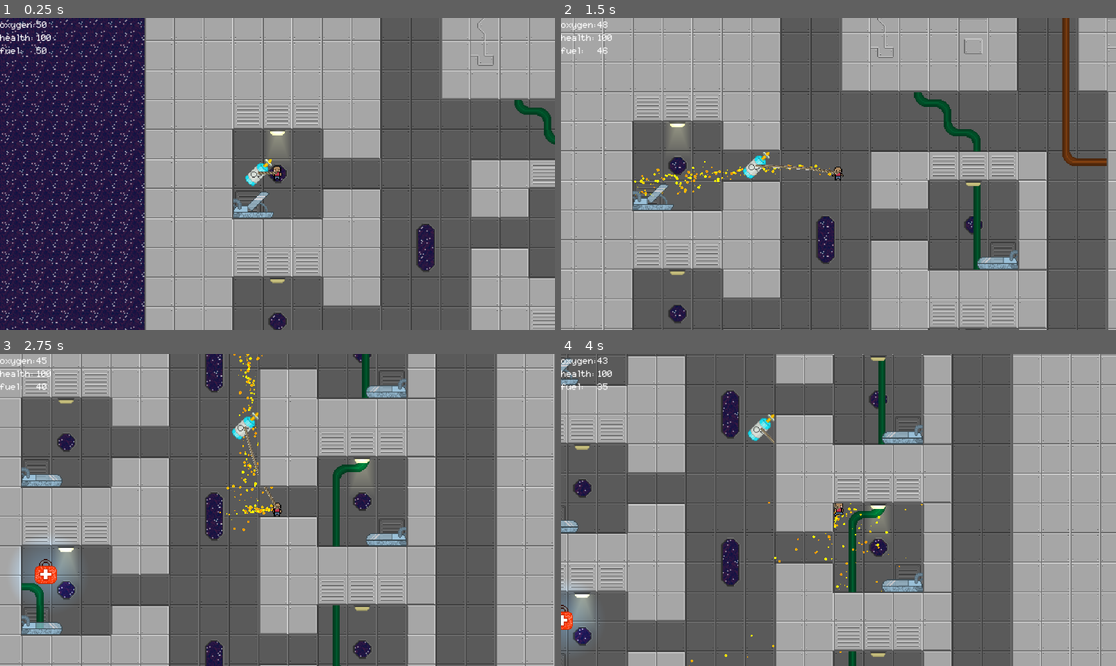
Above: before the commit, frames 1-4 (two rows, left to right).
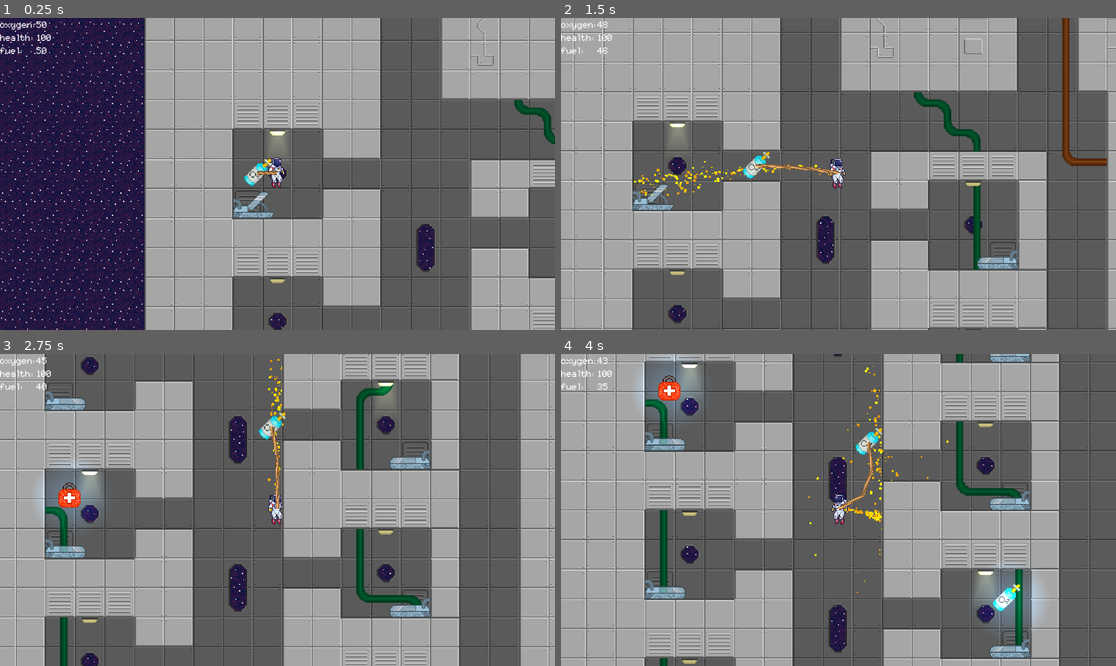
Above: after the commit, the same moments.

Repository: m6parker/tethered
Game: Godot game, scene res://src/levels/world_one.tscn
Two runs of this game, one before a commit and one after it. Both use one fixed random seed, a clock stepped at 60 frames per second and the inputs below.
Inputs:
- Up to frame 1 (0.25 s): no input
- Up to frame 2 (1.5 s): hold Right (right) 0.53-1.28 s; hold Down (down) from 1.28 s (still down)
- Up to frame 3 (2.75 s): release Down (down) at 2.03 s; hold Right (right) from 2.03 s (still down)
- Up to frame 4 (4 s): release Right (right) at 2.78 s; hold Up (up) 2.78-3.53 s; hold Left (left) from 3.53 s (still down)

The runs differ from the first frame. In frame 1, 2.3% of the frame differs, in the area x 0-79%, y 0-100%; in frame 2, 0.8%; in frame 3, 62%; in frame 4, 67%, in the area x 0-100%, y 0-100%.

Commit message:
updated player sprite and animations, rope

Diff:
--- a/src/entities/player.tscn
+++ b/src/entities/player.tscn
@@ -1,8 +1,8 @@
 [gd_scene format=3 uid="uid://dcyjqy6yowgja"]
 
-[ext_resource type="Texture2D" uid="uid://cjyl3wfo7pu1v" path="res://assets/sprites/idle.png" id="1_3glep"]
 [ext_resource type="Script" uid="uid://b85jvjq75m53x" path="res://src/entities/player.gd" id="1_o5qvw"]
-[ext_resource type="Texture2D" uid="uid://dwd4gxwql7w0p" path="res://assets/sprites/run.png" id="2_o5qvw"]
+[ext_resource type="Texture2D" uid="uid://bake4cct7pgrw" path="res://assets/sprites/astronaut.png" id="3_u2j08"]
+[ext_resource type="Texture2D" uid="uid://v2du5yfoik0r" path="res://assets/sprites/astronaut_idle.png" id="4_gkg86"]
 [ext_resource type="PackedScene" uid="uid://b3ncs03taxxl7" path="res://src/ui/player_stats.tscn" id="4_lqcqj"]
 [ext_resource type="Texture2D" uid="uid://l14hnt7hnycx" path="res://assets/items/rope_segment.png" id="5_s0nk1"]
 [ext_resource type="Texture2D" uid="uid://ctwjk3ceqiwu2" path="res://assets/sprites/jetpack_flame.png" id="5_u2j08"]
@@ -21,52 +21,75 @@
 hue_variation_max = 0.37999997
 turbulence_enabled = true
 
-[sub_resource type="AtlasTexture" id="AtlasTexture_lqcqj"]
-atlas = ExtResource("1_3glep")
-region = Rect2(0, 0, 16, 16)
+[sub_resource type="AtlasTexture" id="AtlasTexture_0scjj"]
+atlas = ExtResource("4_gkg86")
+region = Rect2(0, 0, 37, 53)
 
-[sub_resource type="AtlasTexture" id="AtlasTexture_s0nk1"]
-atlas = ExtResource("1_3glep")
-region = Rect2(16, 0, 16, 16)
+[sub_resource type="AtlasTexture" id="AtlasTexture_c1vjd"]
+atlas = ExtResource("4_gkg86")
+region = Rect2(37, 0, 37, 53)
 
-[sub_resource type="AtlasTexture" id="AtlasTexture_ms0oa"]
-atlas = ExtResource("1_3glep")
-region = Rect2(32, 0, 16, 16)
+[sub_resource type="AtlasTexture" id="AtlasTexture_5wc7o"]
+atlas = ExtResource("4_gkg86")
+region = Rect2(74, 0, 37, 53)
 
-[sub_resource type="AtlasTexture" id="AtlasTexture_u2j08"]
-atlas = ExtResource("1_3glep")
-region = Rect2(48, 0, 16, 16)
+[sub_resource type="AtlasTexture" id="AtlasTexture_eshmo"]
+atlas = ExtResource("4_gkg86")
+region = Rect2(111, 0, 37, 53)
 
-[sub_resource type="AtlasTexture" id="AtlasTexture_gkg86"]
-atlas = ExtResource("2_o5qvw")
-region = Rect2(0, 0, 16, 16)
+[sub_resource type="AtlasTexture" id="AtlasTexture_h6pjc"]
+atlas = ExtResource("4_gkg86")
+region = Rect2(148, 0, 37, 53)
+
+[sub_resource type="AtlasTexture" id="AtlasTexture_t2jqk"]
+atlas = ExtResource("4_gkg86")
+region = Rect2(185, 0, 37, 53)
+
+[sub_resource type="AtlasTexture" id="AtlasTexture_u2pfo"]
+atlas = ExtResource("4_gkg86")
+region = Rect2(222, 0, 37, 53)
+
+[sub_resource type="AtlasTexture" id="AtlasTexture_wlqei"]
+atlas = ExtResource("4_gkg86")
+region = Rect2(259, 0, 37, 53)
+
+[sub_resource type="AtlasTexture" id="AtlasTexture_rktma"]
+atlas = ExtResource("4_gkg86")
+region = Rect2(296, 0, 37, 53)
 
 [sub_resource type="AtlasTexture" id="AtlasTexture_rqrib"]
-atlas = ExtResource("2_o5qvw")
-region = Rect2(16, 0, 16, 16)
-
-[sub_resource type="AtlasTexture" id="AtlasTexture_0scjj"]
-atlas = ExtResource("2_o5qvw")
-region = Rect2(32, 0, 16, 16)
-
-[sub_resource type="AtlasTexture" id="AtlasTexture_c1vjd"]
-atlas = ExtResource("2_o5qvw")
-region = Rect2(48, 0, 16, 16)
+atlas = ExtResource("3_u2j08")
+region = Rect2(0, 0, 37, 53)
 
 [sub_resource type="SpriteFrames" id="SpriteFrames_5wc7o"]
 animations = [{
 "frames": [{
 "duration": 1.0,
-"texture": SubResource("AtlasTexture_lqcqj")
+"texture": SubResource("AtlasTexture_0scjj")
 }, {
 "duration": 1.0,
-"texture": SubResource("AtlasTexture_s0nk1")
+"texture": SubResource("AtlasTexture_c1vjd")
 }, {
 "duration": 1.0,
-"texture": SubResource("AtlasTexture_ms0oa")
+"texture": SubResource("AtlasTexture_5wc7o")
 }, {
 "duration": 1.0,
-"texture": SubResource("AtlasTexture_u2j08")
+"texture": SubResource("AtlasTexture_eshmo")
+}, {
+"duration": 1.0,
+"texture": SubResource("AtlasTexture_h6pjc")
+}, {
+"duration": 1.0,
+"texture": SubResource("AtlasTexture_t2jqk")
+}, {
+"duration": 1.0,
+"texture": SubResource("AtlasTexture_u2pfo")
+}, {
+"duration": 1.0,
+"texture": SubResource("AtlasTexture_wlqei")
+}, {
+"duration": 1.0,
+"texture": SubResource("AtlasTexture_rktma")
 }],
 "loop": true,
 "name": &"idle",
@@ -74,24 +97,15 @@
 }, {
 "frames": [{
 "duration": 1.0,
-"texture": SubResource("AtlasTexture_gkg86")
-}, {
-"duration": 1.0,
 "texture": SubResource("AtlasTexture_rqrib")
-}, {
-"duration": 1.0,
-"texture": SubResource("AtlasTexture_0scjj")
-}, {
-"duration": 1.0,
-"texture": SubResource("AtlasTexture_c1vjd")
 }],
 "loop": true,
 "name": &"run",
 "speed": 5.0
 }]
 
-[sub_resource type="RectangleShape2D" id="RectangleShape2D_3glep"]
-size = Vector2(11, 15)
+[sub_resource type="CapsuleShape2D" id="CapsuleShape2D_u2j08"]
+radius = 6.0
 
 [sub_resource type="CircleShape2D" id="CircleShape2D_lqcqj"]
 radius = 13.0
@@ -112,12 +126,14 @@
 
 [node name="AnimatedSprite2D" type="AnimatedSprite2D" parent="." unique_id=1266801689]
 texture_filter = 1
+position = Vector2(-4.7683716e-07, 0)
+scale = Vector2(0.6891892, 0.6891892)
 sprite_frames = SubResource("SpriteFrames_5wc7o")
 animation = &"run"
 
 [node name="CollisionShape2D" type="CollisionShape2D" parent="." unique_id=1941401367]
-position = Vector2(-0.5, 0.5)
-shape = SubResource("RectangleShape2D_3glep")
+position = Vector2(-1, 1)
+shape = SubResource("CapsuleShape2D_u2j08")
 
 [node name="ceiling_detector" type="RayCast2D" parent="." unique_id=21245900]
 target_position = Vector2(0, -30)
@@ -130,9 +146,10 @@
 shape = SubResource("CircleShape2D_lqcqj")
 
 [node name="rope" type="Line2D" parent="." unique_id=1230604228]
-width = 3.0
+points = PackedVector2Array(-1, 0)
+width = 13.0
 texture = ExtResource("5_s0nk1")
-texture_mode = 1
+texture_mode = 2
 
 [node name="pulled_object" parent="." unique_id=1248254879 instance=ExtResource("6_ms0oa")]
 position = Vector2(-40, 0)
--- a/src/levels/world_one.tscn
+++ b/src/levels/world_one.tscn
@@ -549,6 +549,7 @@
 scroll_offset = Vector2(-184, -509)
 
 [node name="TileMapLayer" type="TileMapLayer" parent="Parallax2D3" unique_id=1380982451]
+texture_filter = 1
 tile_map_data = PackedByteArray("AAACAAYAAQAAAAAAAAACAAcAAQAAAAAAAAACAAgAAQAAAAAAAAACAAkAAQAAAAAAAAACAAoAAQAAAAAAAAACAA …(149264 unchanged characters)…
 tile_set = SubResource("TileSet_s0iqr")
 rendering_quadrant_size = 330
@@ -740,4 +741,5 @@
 item_type = "key"
 
 [node name="exit" parent="." unique_id=1032927429 instance=ExtResource("12_lh2x3")]
+z_index = -1
 position = Vector2(2240, 3392)
Binary file added: assets/items/rope_segment-exported.png
Not shown, added: assets/items/rope_segment-exported.png.import
Binary file changed: assets/items/rope_segment.png
Binary file added: assets/sprites/astronaut.png
Not shown, added: assets/sprites/astronaut.png.import
Binary file added: assets/sprites/astronaut_idle.png
Not shown, added: assets/sprites/astronaut_idle.png.import
Binary file added: assets/sprites/player.png
Not shown, added: assets/sprites/player.png.import
Binary file changed: assets/tilesets/space_tile.png
